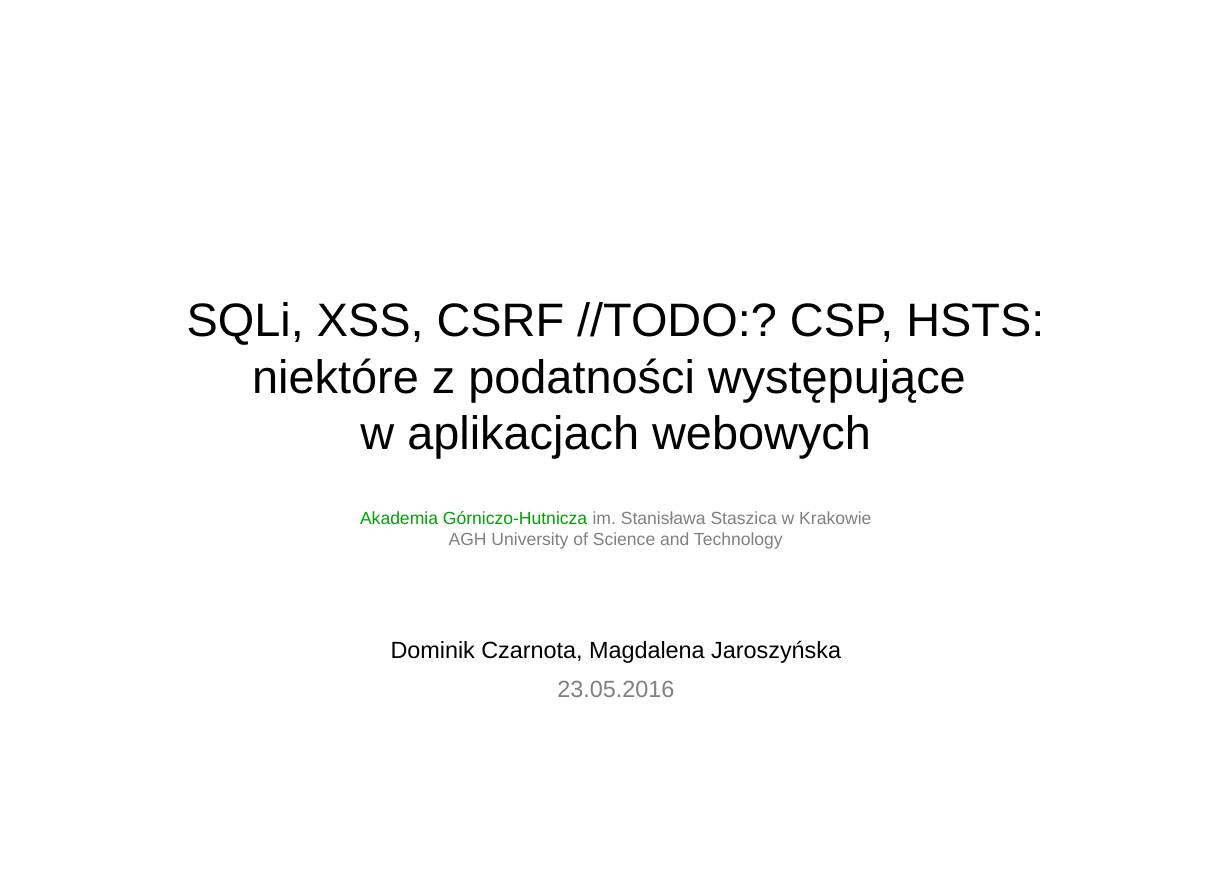
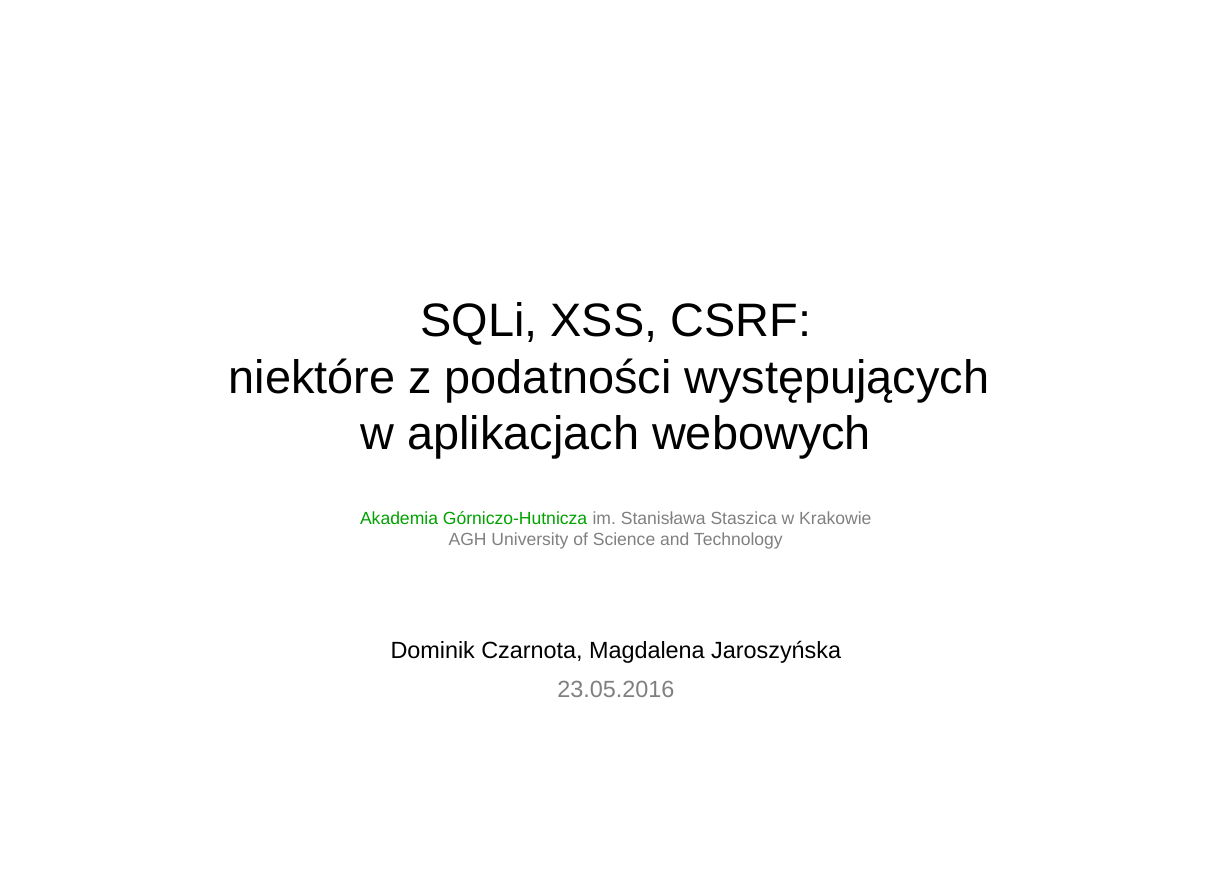
Before and after one commit to disconnect3d/websec_presentation, a slide deck: slide 1 of websec.ppt. Drawn at 1232x872 pixels with LibreOffice and Linux fonts; fonts in the diff are those of the drawing; background and template pictures are left out. Boxes give left, top, right and bottom in pixels: in the first picture for what was removed or moved away, otherwise in the second. Text is boxed around its words. In the diff, an @@ line names an element or a change of style, - is before the commit and + after.

Commit message:
PPT update & RC

```diff
--- a/websec.ppt
+++ b/websec.ppt
@@ text at (229,302,989,458): text changed @@
-SQLi, XSS, CSRF //TODO:? CSP, HSTS:
-niektóre z podatności występujące
-w aplikacjach webowych
+SQLi, XSS, CSRF:
+niektóre z podatności występujących
+w aplikacjach webowych
```
Also in this commit, not shown: 1 other slide changed.
